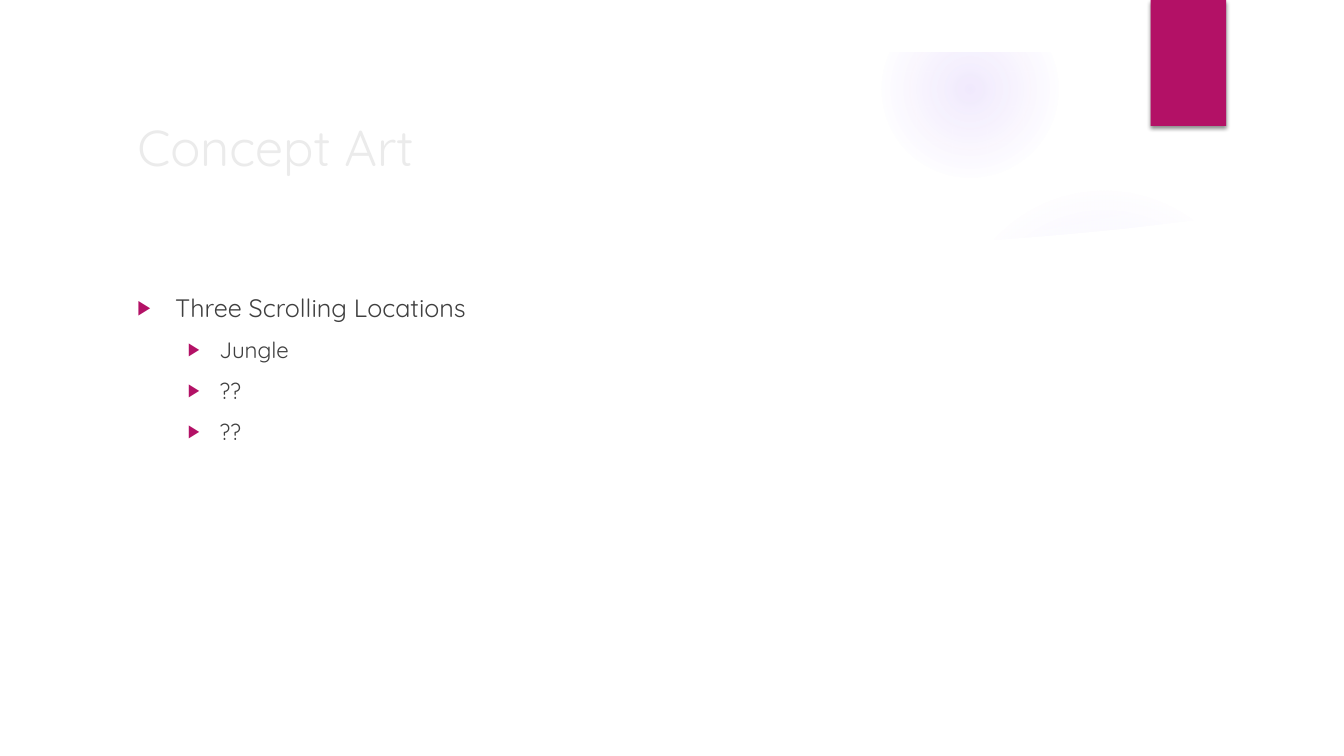
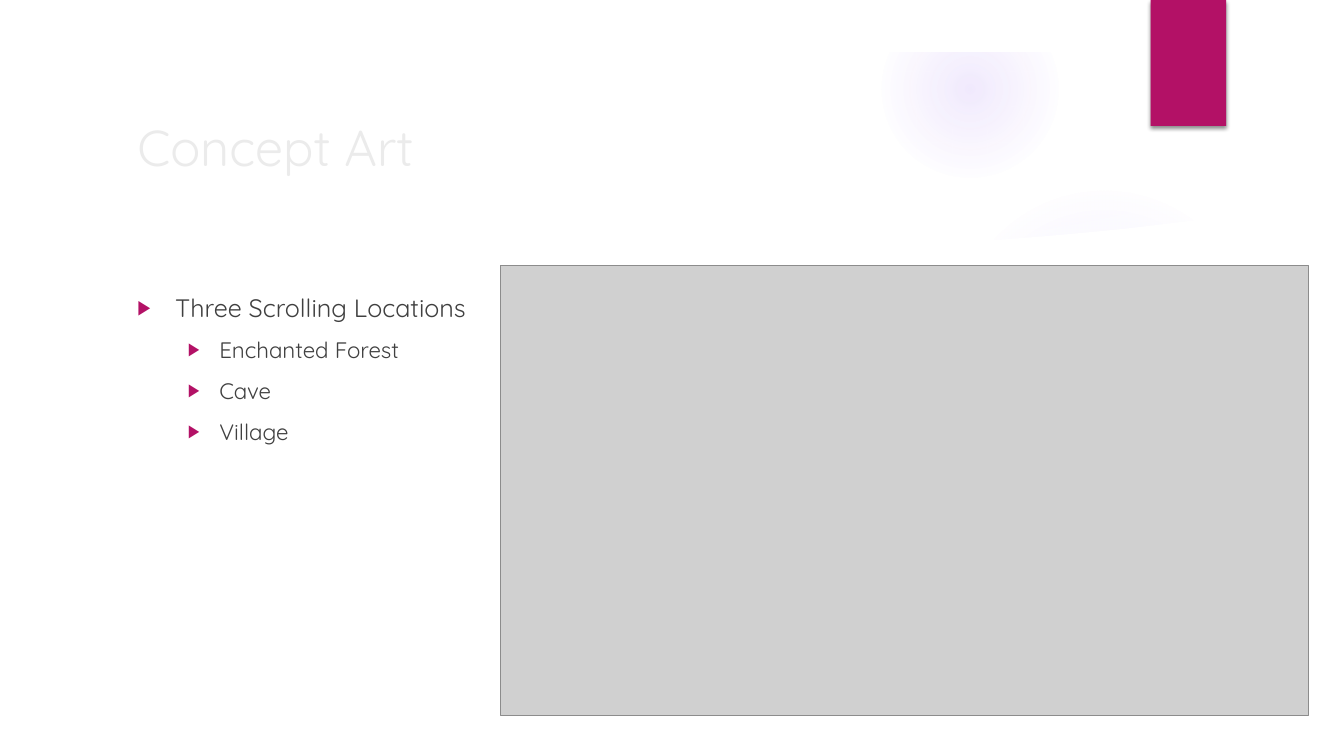
Before and after one commit to jbruntri/BUMobDevGrOW, a slide deck: slide 6 of Arcane Adventure - Mid Project Review.pptx. Drawn at 1344x756 pixels with LibreOffice and Linux fonts; fonts in the diff are those of the drawing; grey boxes stand for pictures; background and template pictures are left out. Boxes give left, top, right and bottom in pixels: in the first picture for what was removed or moved away, otherwise in the second. Text is boxed around its words. In the diff, an @@ line names an element or a change of style, - is before the commit and + after.

```diff
--- a/Arcane Adventure - Mid Project Review.pptx
+++ b/Arcane Adventure - Mid Project Review.pptx
@@ picture added at (x1=501, y1=265, x2=1310, y2=715) @@
@@ text at (x1=219, y1=341, x2=399, y2=445): text changed @@
-  ▶ Jungle
-  ▶ ??
-  ▶ ??
+  ▶ Enchanted Forest
+  ▶ Cave
+  ▶ Village
```
Also in this commit, not shown: 1 slide added, 1 slide removed.
